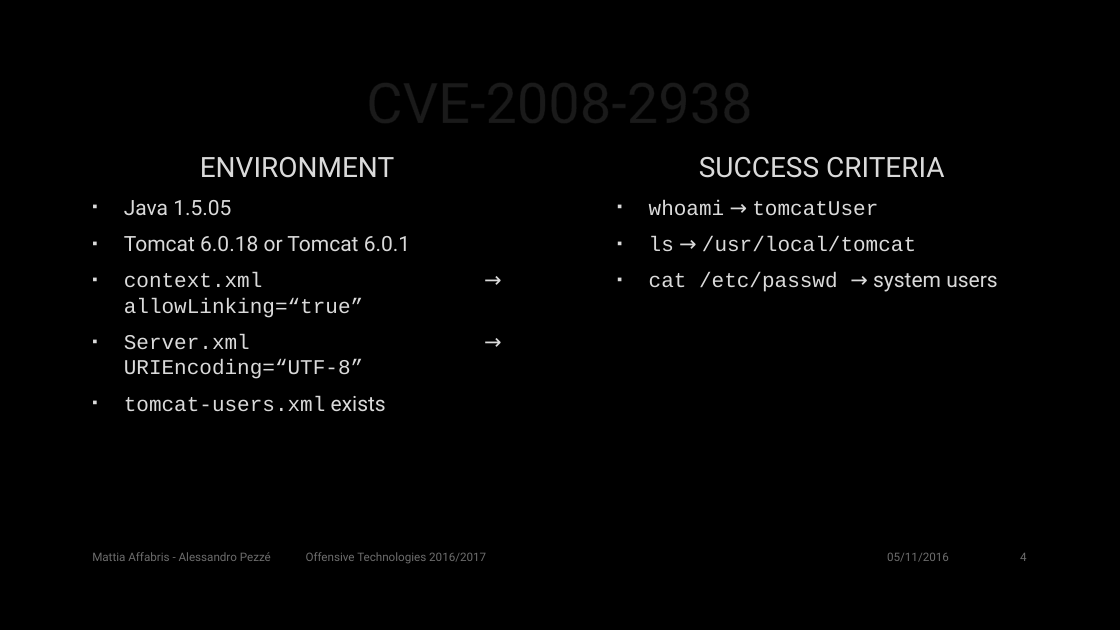
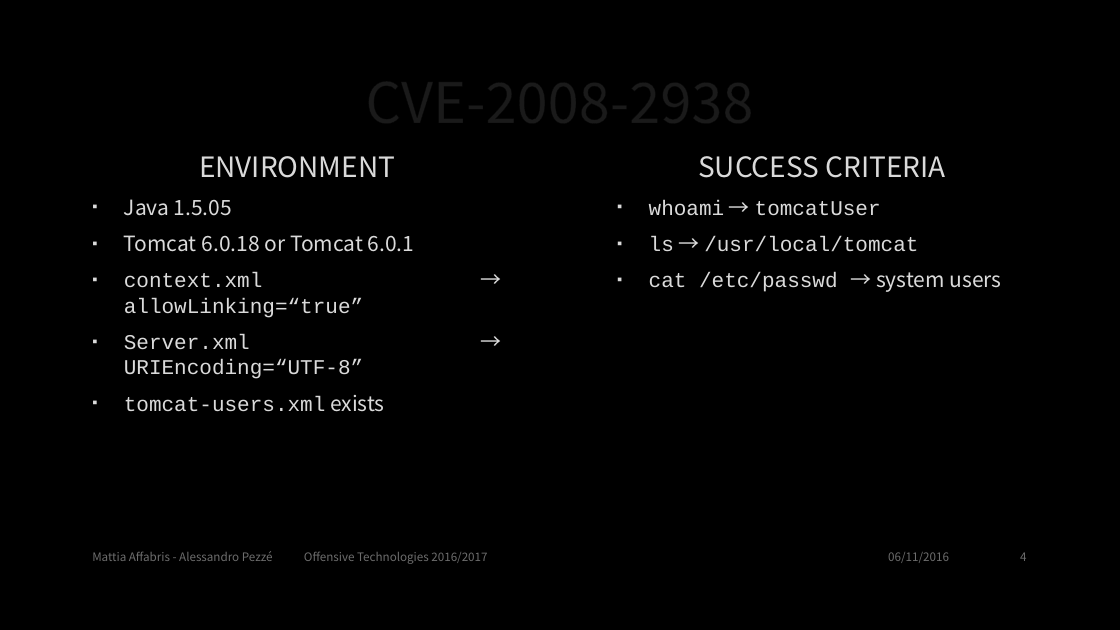
Before and after one commit to Naramsim/Offensive, a slide deck: slide 4 of Exploits.pptx. Drawn at 1120x630 pixels with LibreOffice and Linux fonts; fonts in the diff are those of the drawing; background and template pictures are left out. Boxes give left, top, right and bottom in pixels: in the first picture for what was removed or moved away, otherwise in the second. Text is boxed around its words. In the diff, an @@ line names an element or a change of style, - is before the commit and + after.

Commit message:
font changed and few additions

```diff
--- a/Exploits.pptx
+++ b/Exploits.pptx
@@ title "CVE-2008-2938" at (84, 56, 1035, 145): font Roboto to Noto Sans CJK SC @@
@@ text "ENVIRONMENT" at (124, 156, 415, 412): font Roboto to Noto Sans CJK SC in "ENVIRONMENT", "Java 1.5.05", "Tomcat 6.0.18 or Tomcat 6.0.1", "→" and 2 more places @@
@@ text "SUCCESS CRITERIA" at (649, 156, 1002, 292): font Roboto to Noto Sans CJK SC in "SUCCESS CRITERIA", "→", "→", "→ system users" @@
@@ text "Mattia Affabris - Alessandro Pezzé ..." at (92, 551, 487, 564): font Roboto to Noto Sans CJK SC @@
@@ text at (888, 552, 949, 563): text changed; font Roboto to Noto Sans CJK SC @@
-05/11/2016
+06/11/2016
```
Also in this commit, not shown: 11 other slides changed.
